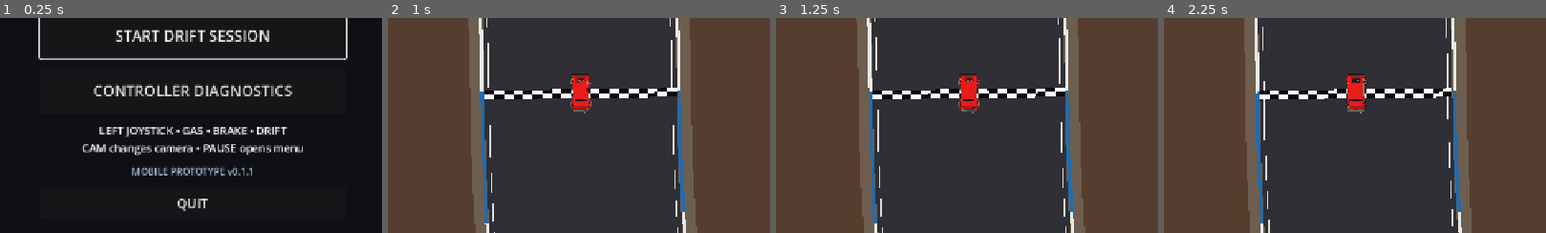
Above: before the commit, frames 1-4 (left to right).
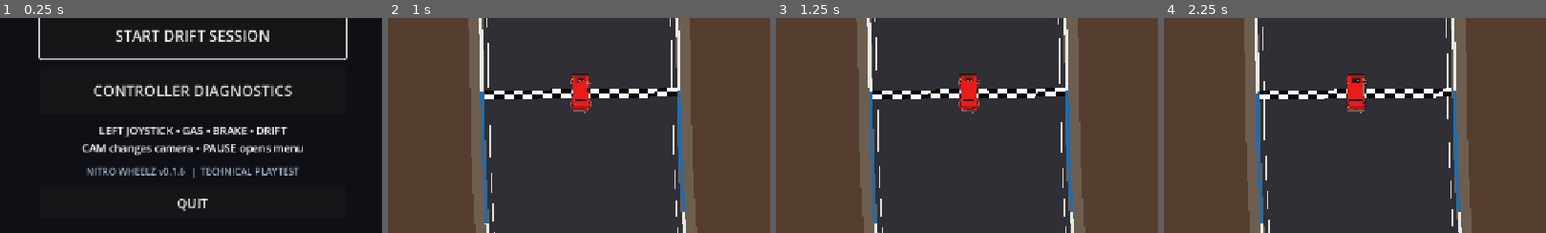
Above: after the commit, the same moments.

Repository: karllondor/Nitro-Wheelz-
Game: Godot game, scene res://scenes/boot.tscn
Two runs of this game, one before a commit and one after it. Both use one fixed random seed, a clock stepped at 60 frames per second and the inputs below.
Inputs (mouse positions are % of the whole screen's width and height, from its top left):
- Up to frame 1 (0.25 s): no input
- Up to frame 2 (1 s): click "START DRIFT SESSION" at 0.5 s
- Up to frame 3 (1.25 s): no input
- Up to frame 4 (2.25 s): tap Enter at 1.25 s; move the mouse to (72, 45) at 1.27 s; hold D (move_right) 1.28-2 s; tap M at 1.35 s; click (72, 45) at 1.42 s; click "START DRIFT SESSION" at 2 s
The pictures show only the part of the screen within x 25-75%, y 41-91%; the shares and areas given below are measured in that part.

The runs differ from the first frame. In frame 1, 1.4% of the frame differs, in the area x 22-78%, y 68-75%; in frame 2, nothing differs; in frame 3, nothing differs; in frame 4, nothing differs.

Commit message:
fix(menu): display actual build version from Godot project settings instead of stale v0.1.1

Diff:
--- a/game/scripts/boot.gd
+++ b/game/scripts/boot.gd
@@ -52,7 +52,7 @@
     menu.add_child(hint)
 
     var stamp := Label.new()
-    stamp.text = "MOBILE PROTOTYPE v0.1.1"
+    stamp.text = "NITRO WHEELZ v" + str(ProjectSettings.get_setting("application/config/version","unknown")) + "  |  TECHNICAL PLAYTEST"
     stamp.horizontal_alignment = HORIZONTAL_ALIGNMENT_CENTER
     stamp.add_theme_font_size_override("font_size",int(16*scale_factor))
     stamp.add_theme_color_override("font_color",Color(0.66,0.73,0.80))
